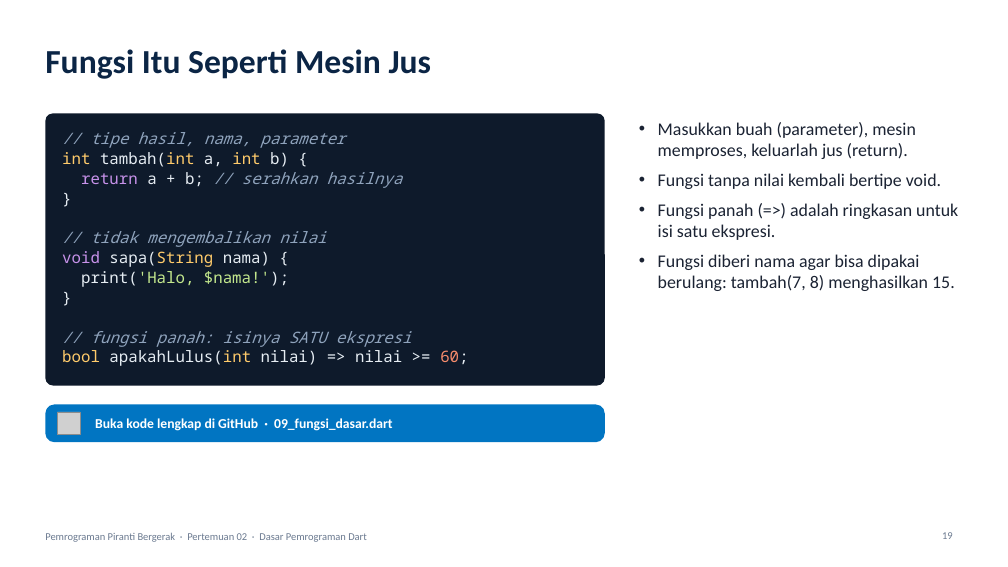
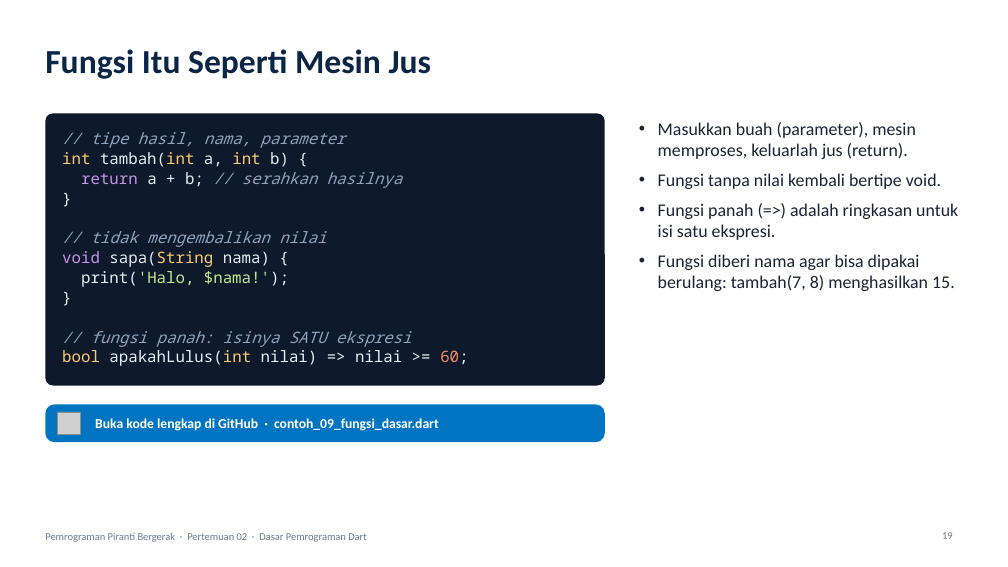
Before and after one commit to antonprafanto/mobile2026, a slide deck: slide 19 of pertemuan_02_dasar_dart/slide/PERTEMUAN_02_Dasar_Dart.pptx. Drawn at 1008x567 pixels with LibreOffice and Linux fonts; fonts in the diff are those of the drawing; grey boxes stand for pictures. Boxes give left, top, right and bottom in pixels: in the first picture for what was removed or moved away, otherwise in the second. Text is boxed around its words. In the diff, an @@ line names an element or a change of style, - is before the commit and + after.

```diff
--- a/pertemuan_02_dasar_dart/slide/PERTEMUAN_02_Dasar_Dart.pptx
+++ b/pertemuan_02_dasar_dart/slide/PERTEMUAN_02_Dasar_Dart.pptx
@@ text in rounded rectangle at (95,418,439,431): text changed @@
-Buka kode lengkap di GitHub · 09_fungsi_dasar.dart
+Buka kode lengkap di GitHub · contoh_09_fungsi_dasar.dart
```
Also in this commit, not shown: 11 other slides changed, 32 other files.
